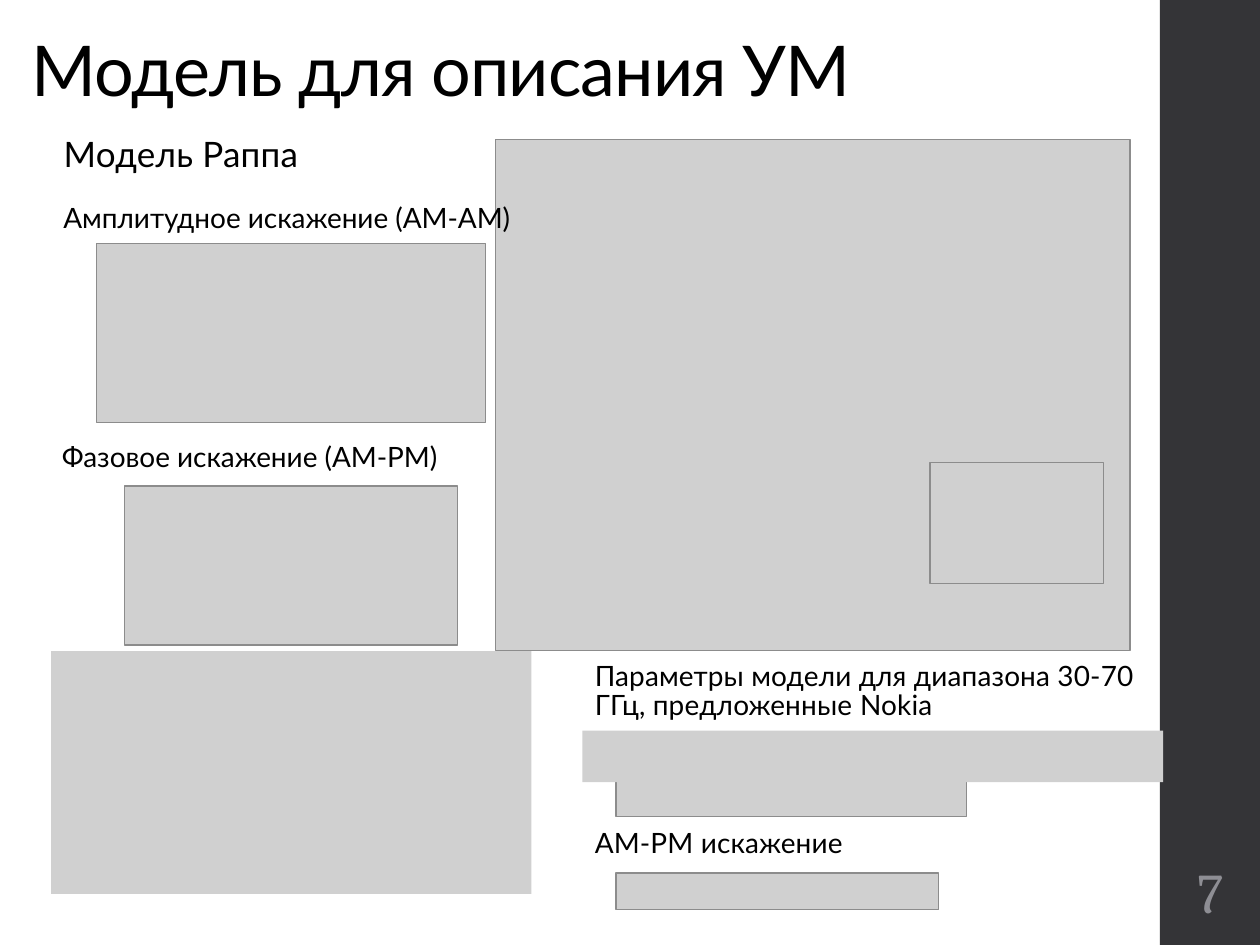
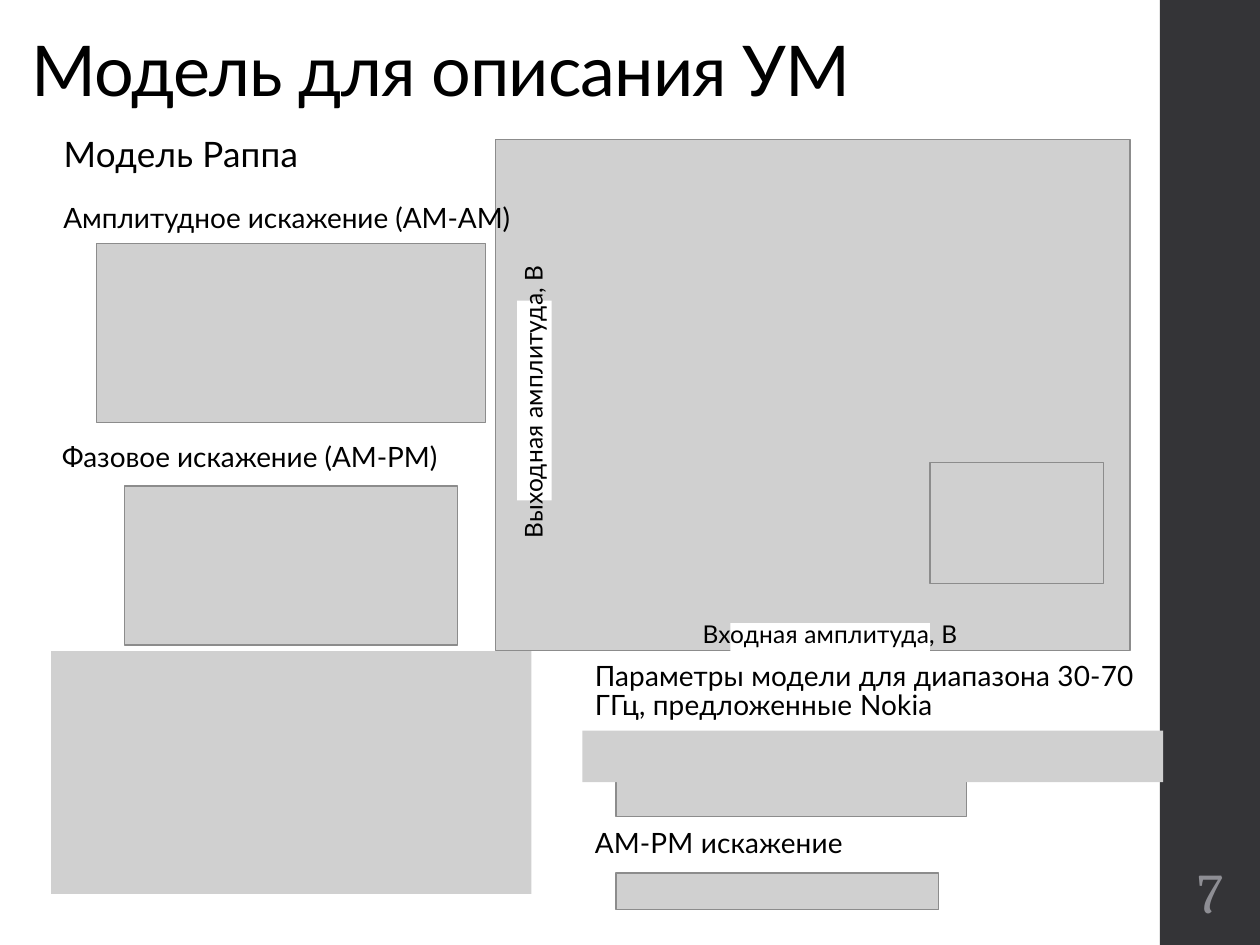
Before and after one commit to kannab98/graduation-paper, a slide deck: slide 7 of Presentation.pptx. Drawn at 1260x945 pixels with LibreOffice and Linux fonts; fonts in the diff are those of the drawing; grey boxes stand for pictures. Boxes give left, top, right and bottom in pixels: in the first picture for what was removed or moved away, otherwise in the second. Text is boxed around its words. In the diff, an @@ line names an element or a change of style, - is before the commit and + after.

```diff
--- a/Presentation.pptx
+++ b/Presentation.pptx
@@ group added at [517, 266, 957, 657]: 2 rectangles, 2 texts @@
+Выходная амплитуда, В
+Входная амплитуда, В
```
Also in this commit, not shown: 8 other slides changed, 3 slides added, 1 slide removed, 2 other files.
